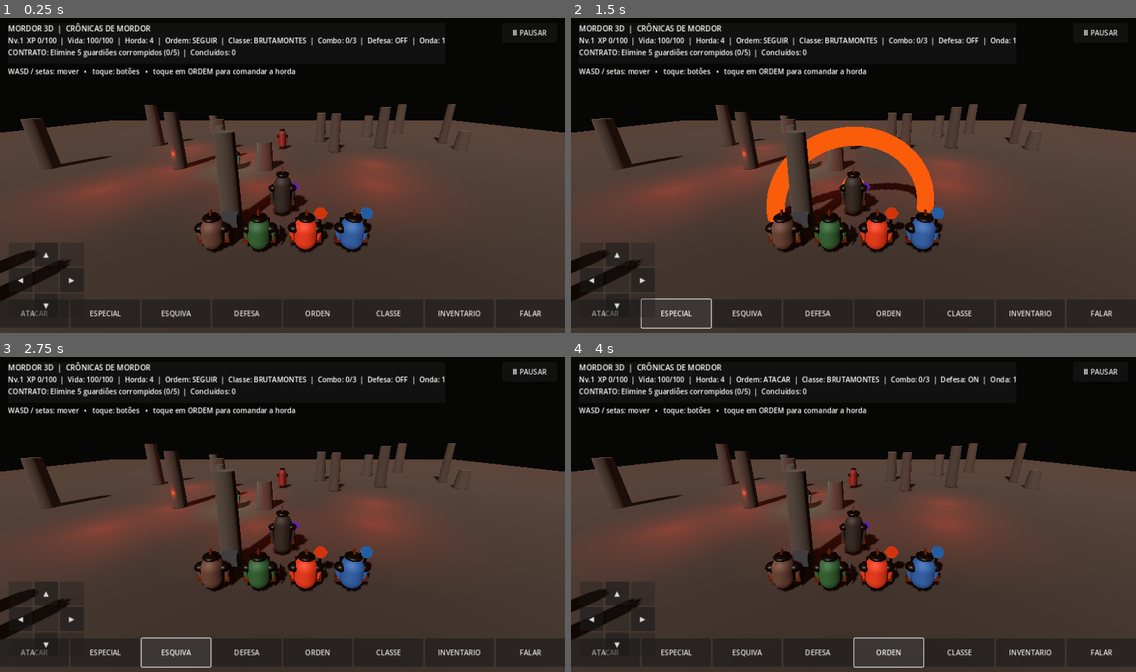
Above: before the commit, frames 1-4 (two rows, left to right).
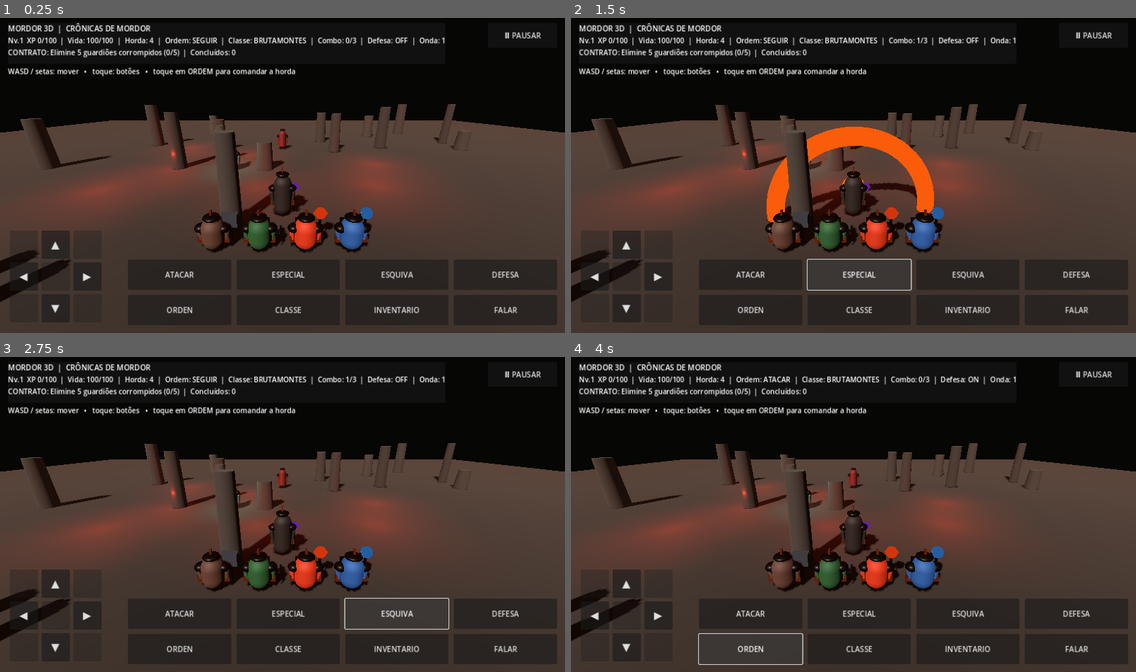
Above: after the commit, the same moments.

Repository: souzaleite24-ai/MordorTrolDeRubiAndroid
Game: Godot game, scene res://scenes/mordor_world.tscn
The game is run twice, just before and just after one commit, with the same random seed, the same clock (stepped at 60 frames per second) and the same inputs.
Inputs:
- Up to frame 1 (0.25 s): no input
- Up to frame 2 (1.5 s): click "ATACAR" at 0.5 s; click "ESPECIAL" at 1.25 s
- Up to frame 3 (2.75 s): click "ESQUIVA" at 2 s
- Up to frame 4 (4 s): click "DEFESA" at 2.75 s; click "ORDEN" at 3.5 s

The runs differ from the first frame. In frame 1, 4.4% of the frame differs, in the area x 0-100%, y 3-99%; in frame 2, 4.7%; in frame 3, 4.4%; in frame 4, 4.7%.

Commit message:
Improve mobile HUD button size and spacing

Diff:
--- a/godot/scripts/mordor_world.gd
+++ b/godot/scripts/mordor_world.gd
@@ -797,32 +797,43 @@
 	close_dialog.text = "FECHAR"
 	close_dialog.pressed.connect(func(): npc_dialog_panel.visible = false)
 	dialog_box.add_child(close_dialog)
-	var controls := HBoxContainer.new()
-	controls.anchor_left = 0.0
+	# Controles em duas fileiras: botões maiores, com espaço entre eles.
+	# A área de ações começa após o direcional para não sobrepor os comandos.
+	var controls := GridContainer.new()
+	controls.columns = 4
+	controls.anchor_left = 0.22
 	controls.anchor_top = 1.0
 	controls.anchor_right = 1.0
 	controls.anchor_bottom = 1.0
-	controls.offset_top = -76
-	controls.offset_bottom = -12
+	controls.offset_left = 8
+	controls.offset_top = -166
+	controls.offset_right = -18
+	controls.offset_bottom = -14
+	controls.add_theme_constant_override("h_separation", 12)
+	controls.add_theme_constant_override("v_separation", 12)
 	layer.add_child(controls)
 	for action in ["ATACAR", "ESPECIAL", "ESQUIVA", "DEFESA", "ORDEN", "CLASSE", "INVENTARIO", "FALAR"]:
 		var button := Button.new()
 		button.text = action
 		button.size_flags_horizontal = Control.SIZE_EXPAND_FILL
-		button.custom_minimum_size.y = 58
+		button.custom_minimum_size = Vector2(0, 68)
+		button.add_theme_font_size_override("font_size", 17)
 		button.pressed.connect(_on_control.bind("TALK" if action == "FALAR" else action))
 		controls.add_child(button)
 	var dpad := GridContainer.new()
 	dpad.columns = 3
-	dpad.position = Vector2(20, -205)
+	dpad.position = Vector2(22, -232)
 	dpad.anchor_top = 1.0
 	dpad.anchor_bottom = 1.0
-	dpad.custom_minimum_size = Vector2(174, 174)
+	dpad.custom_minimum_size = Vector2(210, 210)
+	dpad.add_theme_constant_override("h_separation", 8)
+	dpad.add_theme_constant_override("v_separation", 8)
 	layer.add_child(dpad)
 	for direction in ["", "ui_up", "", "ui_left", "", "ui_right", "", "ui_down", ""]:
 		var move_button := Button.new()
 		move_button.text = "▲" if direction == "ui_up" else ("▼" if direction == "ui_down" else ("◀" if direction == "ui_left" else ("▶" if direction == "ui_right" else "")))
-		move_button.custom_minimum_size = Vector2(54, 54)
+		move_button.custom_minimum_size = Vector2(64, 64)
+		move_button.add_theme_font_size_override("font_size", 24)
 		move_button.disabled = direction == ""
 		if direction != "":
 			move_button.button_down.connect(Input.action_press.bind(direction))
@@ -833,10 +844,11 @@
 	pause_button.text = "Ⅱ PAUSAR"
 	pause_button.anchor_left = 1.0
 	pause_button.anchor_right = 1.0
-	pause_button.offset_left = -142
+	pause_button.offset_left = -174
 	pause_button.offset_right = -18
 	pause_button.offset_top = 18
-	pause_button.offset_bottom = 62
+	pause_button.offset_bottom = 74
+	pause_button.add_theme_font_size_override("font_size", 17)
 	pause_button.pressed.connect(_toggle_pause)
 	layer.add_child(pause_button)
 	pause_panel = PanelContainer.new()
